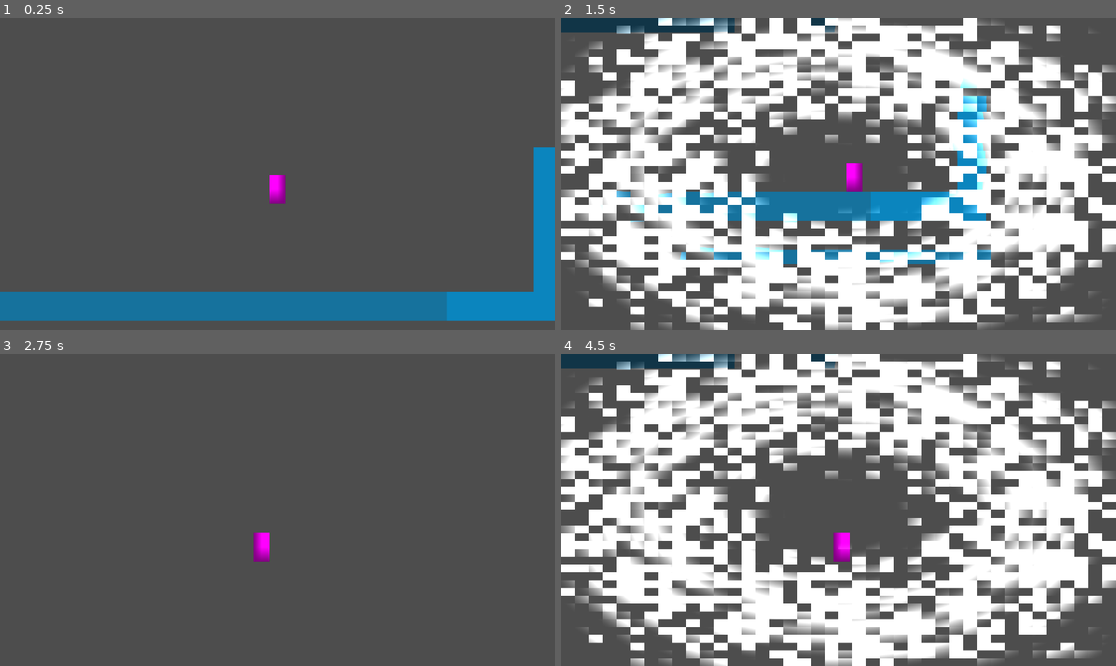
Above: before the commit, frames 1-4 (two rows, left to right).
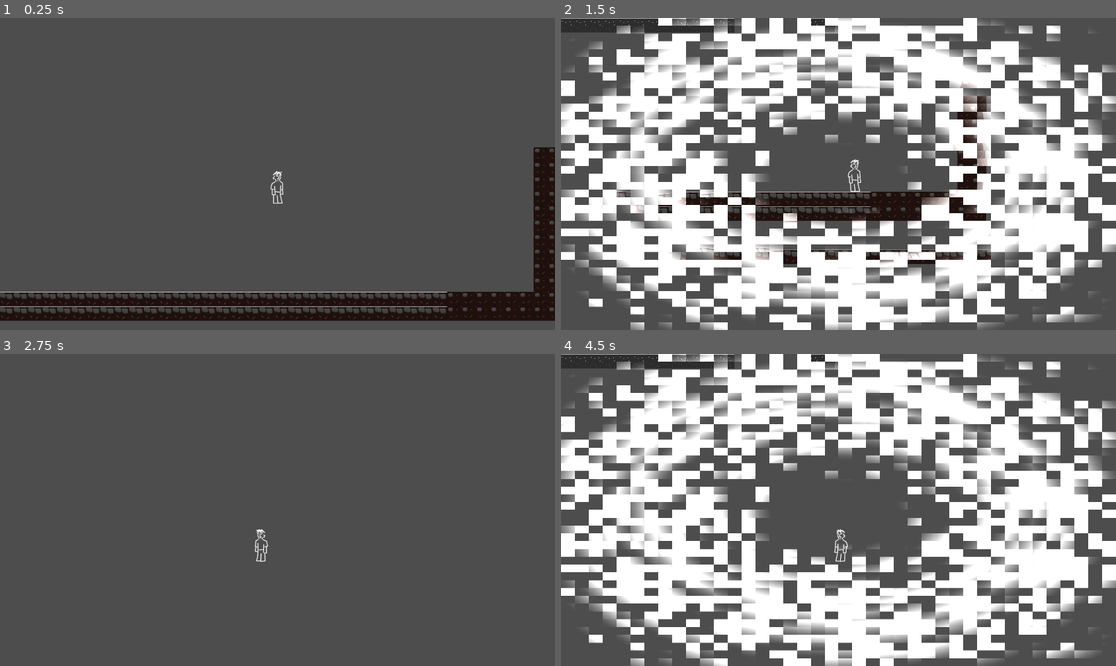
Above: after the commit, the same moments.

Repository: agasyants/GameJam1--skidbladnir-
Game: Godot game, scene res://Levels/main_level/main.tscn
Same seed, same stepped clock (60 frames per second), same inputs: the game is played once before the commit and once after it.
Inputs:
- Up to frame 1 (0.25 s): no input
- Up to frame 2 (1.5 s): hold K (switch_echo) 0.53-1.28 s; hold Right (ui_right) from 0.53 s (still down); tap Space (jump) at 0.77 s; tap J (switch_normal) at 1.35 s
- Up to frame 3 (2.75 s): tap Space (jump) at 1.52 s; release Right (ui_right) at 2.03 s; hold Left (ui_left) from 2.03 s (still down); hold , (switch_truth) from 2.03 s (still down)
- Up to frame 4 (4.5 s): release Left (ui_left) at 2.78 s; release , (switch_truth) at 2.78 s; hold Right (ui_right) 2.78-4.28 s; tap L (switch_visceral) at 2.85 s; tap Space (jump) at 3.02, 3.77 s; hold K (switch_echo) 3.53-4.28 s; hold Left (ui_left) from 4.28 s (still down); tap J (switch_normal) at 4.35 s

The runs differ from the first frame. In frame 1, 11% of the frame differs, in the area x 0-100%, y 41-98%; in frame 2, 7.9%; in frame 3, 0.3%; in frame 4, 1.7%.

Commit message:
atlas-0-1, idle-0, animation player

Diff:
--- a/Player/Player.gd
+++ b/Player/Player.gd
@@ -24,6 +24,11 @@
 # Таймеры
 var coyote_timer = 0.0
 var jump_buffer_timer = 0.0
+
+@onready var animation_player = $AnimationPlayer
+
+func _ready() -> void:
+	animation_player.play("idle")
 
 func _physics_process(delta: float) -> void:
 	_update_timers(delta)
@@ -98,8 +103,10 @@
 			player_state = State.FALL
 	elif abs(velocity.x) > 10:
 		player_state = State.WALK
+		animation_player.play("walk")
 	else:
 		player_state = State.IDLE
+		animation_player.play("idle")
 
 func get_state_name() -> String:
 	match player_state:
--- a/Player/Player.tscn
+++ b/Player/Player.tscn
@@ -1,22 +1,85 @@
-[gd_scene load_steps=4 format=3 uid="uid://bxahjwaaqcpny"]
+[gd_scene load_steps=8 format=3 uid="uid://bxahjwaaqcpny"]
 
 [ext_resource type="Script" uid="uid://d28md55a4eyf" path="res://Player/Player.gd" id="1_3qydi"]
-
-[sub_resource type="PlaceholderTexture2D" id="PlaceholderTexture2D_l2ndj"]
+[ext_resource type="Texture2D" uid="uid://do4322ymwf3rv" path="res://Player/idle-0.png" id="2_q3lat"]
 
 [sub_resource type="RectangleShape2D" id="RectangleShape2D_3qydi"]
 size = Vector2(50, 100)
+
+[sub_resource type="Animation" id="Animation_tok1r"]
+length = 0.001
+tracks/0/type = "value"
+tracks/0/imported = false
+tracks/0/enabled = true
+tracks/0/path = NodePath("Sprite2D:frame")
+tracks/0/interp = 1
+tracks/0/loop_wrap = true
+tracks/0/keys = {
+"times": PackedFloat32Array(0),
+"transitions": PackedFloat32Array(1),
+"update": 1,
+"values": [1]
+}
+
+[sub_resource type="Animation" id="Animation_q3lat"]
+resource_name = "idle"
+length = 1.00002
+loop_mode = 1
+step = 0.2
+tracks/0/type = "value"
+tracks/0/imported = false
+tracks/0/enabled = true
+tracks/0/path = NodePath("Sprite2D:frame")
+tracks/0/interp = 1
+tracks/0/loop_wrap = true
+tracks/0/keys = {
+"times": PackedFloat32Array(0, 0.2, 0.4, 0.6, 0.8),
+"transitions": PackedFloat32Array(1, 1, 1, 1, 1),
+"update": 1,
+"values": [0, 1, 2, 3, 4]
+}
+
+[sub_resource type="Animation" id="Animation_ddoul"]
+resource_name = "walk"
+loop_mode = 1
+step = 0.2
+tracks/0/type = "value"
+tracks/0/imported = false
+tracks/0/enabled = true
+tracks/0/path = NodePath("Sprite2D:frame")
+tracks/0/interp = 1
+tracks/0/loop_wrap = true
+tracks/0/keys = {
+"times": PackedFloat32Array(0.0627934, 0.623282),
+"transitions": PackedFloat32Array(1, 1),
+"update": 1,
+"values": [0, 2]
+}
+
+[sub_resource type="AnimationLibrary" id="AnimationLibrary_ddoul"]
+_data = {
+&"RESET": SubResource("Animation_tok1r"),
+&"idle": SubResource("Animation_q3lat"),
+&"walk": SubResource("Animation_ddoul")
+}
 
 [node name="Player" type="CharacterBody2D"]
 script = ExtResource("1_3qydi")
 
 [node name="Sprite2D" type="Sprite2D" parent="."]
-position = Vector2(1.19209e-07, 2.38419e-06)
-scale = Vector2(56, 100)
-texture = SubResource("PlaceholderTexture2D_l2ndj")
+position = Vector2(-1, -10.2416)
+scale = Vector2(1.275, 1.21421)
+texture = ExtResource("2_q3lat")
+hframes = 5
+frame = 1
 
 [node name="CollisionShape2D" type="CollisionShape2D" parent="."]
 shape = SubResource("RectangleShape2D_3qydi")
 
 [node name="Camera2D" type="Camera2D" parent="."]
 position_smoothing_speed = 10.0
+
+[node name="AnimationPlayer" type="AnimationPlayer" parent="."]
+libraries = {
+&"": SubResource("AnimationLibrary_ddoul")
+}
Binary file changed: Levels/atlas-01.png
Binary file changed: Levels/atlas-02.png
Binary file added: Player/idle-0.png
Not shown, added: Player/idle-0.png.import
